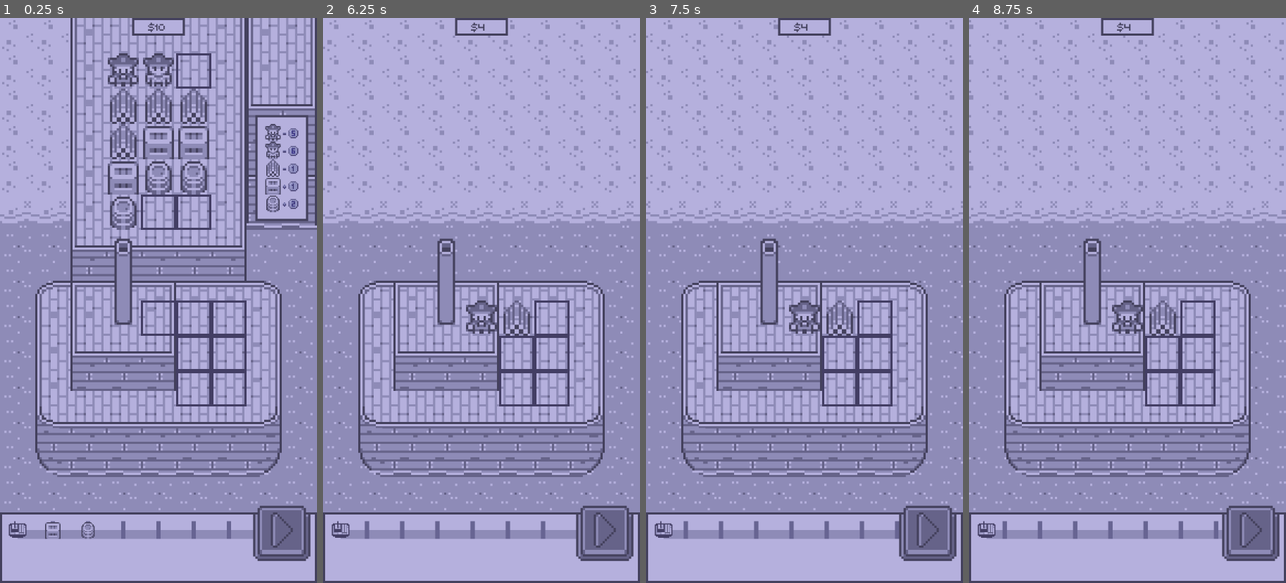
Above: before the commit, frames 1-4 (left to right).
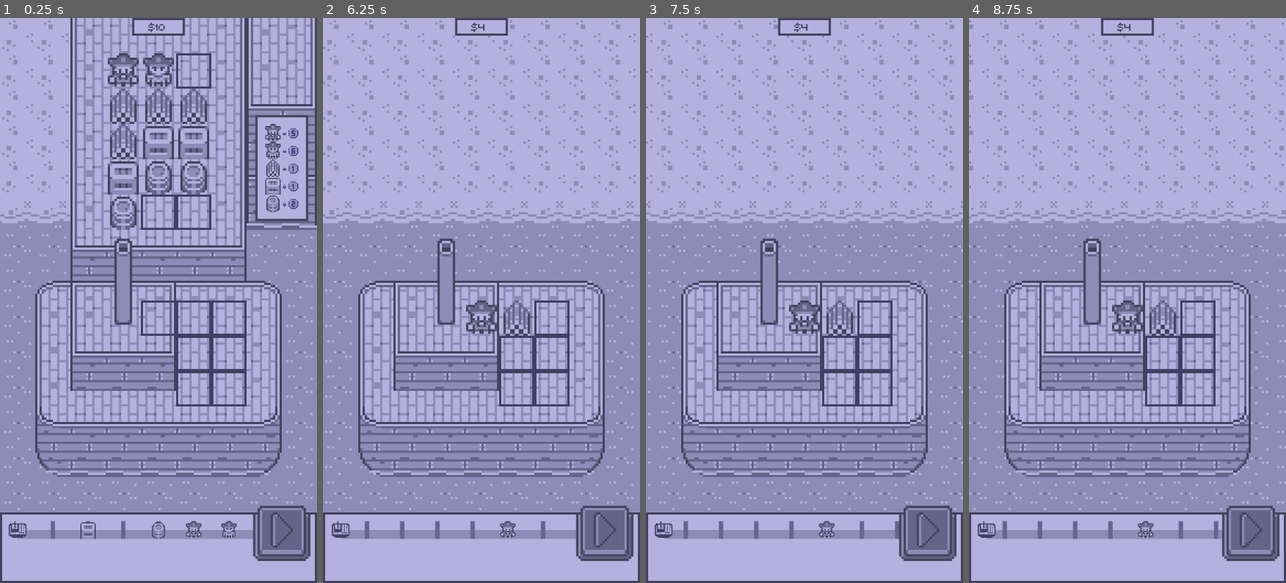
Above: after the commit, the same moments.

Repository: kosinaz/steamboats-of-rogue-river
Game: Godot game, scene res://scenes/world.tscn
Two runs of this game, one before a commit and one after it. Both use one fixed random seed, a clock stepped at 60 frames per second and the inputs below.
Inputs (mouse positions are in pixels of both pictures, inside the frame that each line leads up to):
- Up to frame 1 (0.25 s): no input
- Up to frame 2 (6.25 s): click (446, 68) at 0.52 s; click (481, 68) at 1.27 s; click (516, 68) at 2.02 s; click (481, 108) at 2.77 s; click (605, 532) at 3.5 s; click (392, 68) at 4.27 s; click (326, 68) at 5.02 s; click (551, 317) at 5.77 s
- Up to frame 3 (7.5 s): click (839, 351) at 6.52 s; click (874, 351) at 7.27 s
- Up to frame 4 (8.75 s): click (1162, 390) at 8.02 s

The runs differ from the first frame. In frame 1, 0.4% of the frame differs, in the area x 14-75%, y 89-93%; in frame 2, 0.1%; in frame 3, 0.1%; in frame 4, 0.1%.

Commit message:
add caps to river

Diff:
--- a/Steamboats of Rogue River/scenes/world.gd
+++ b/Steamboats of Rogue River/scenes/world.gd
@@ -27,9 +27,9 @@
 	for _i in range(_rng.randi_range(2, 4)):
 		_dock_items.add_new_item("wood", -1)
 	for _i in range(_rng.randi_range(1, 3)):
-		_dock_items.add_new_item("crate", 1)
+		_dock_items.add_new_item("crate", 2)
 	for _i in range(_rng.randi_range(1, 3)):
-		_dock_items.add_new_item("barrel", 2)
+		_dock_items.add_new_item("barrel", 4)
 	_update_river_miles()
 
 func _process(_delta) -> void:
@@ -77,8 +77,10 @@
 func _update_river_miles() -> void:
 	for mile in _river_miles.get_children():
 		mile.get_node("Item").texture = null
-	var items = _boat_items if _moving else _dock_items
-	for item in items.get_items():
+	var items = _dock_items.get_items() + _dock_caps.get_items()
+	if _moving:
+		items = _boat_items.get_items() + _boat_caps.get_items()
+	for item in items:
 		if item.item_name == "wood": continue
 		# warning-ignore:narrowing_conversion
 		var mile = _river_miles.get_child(abs(item.value) - 1)
